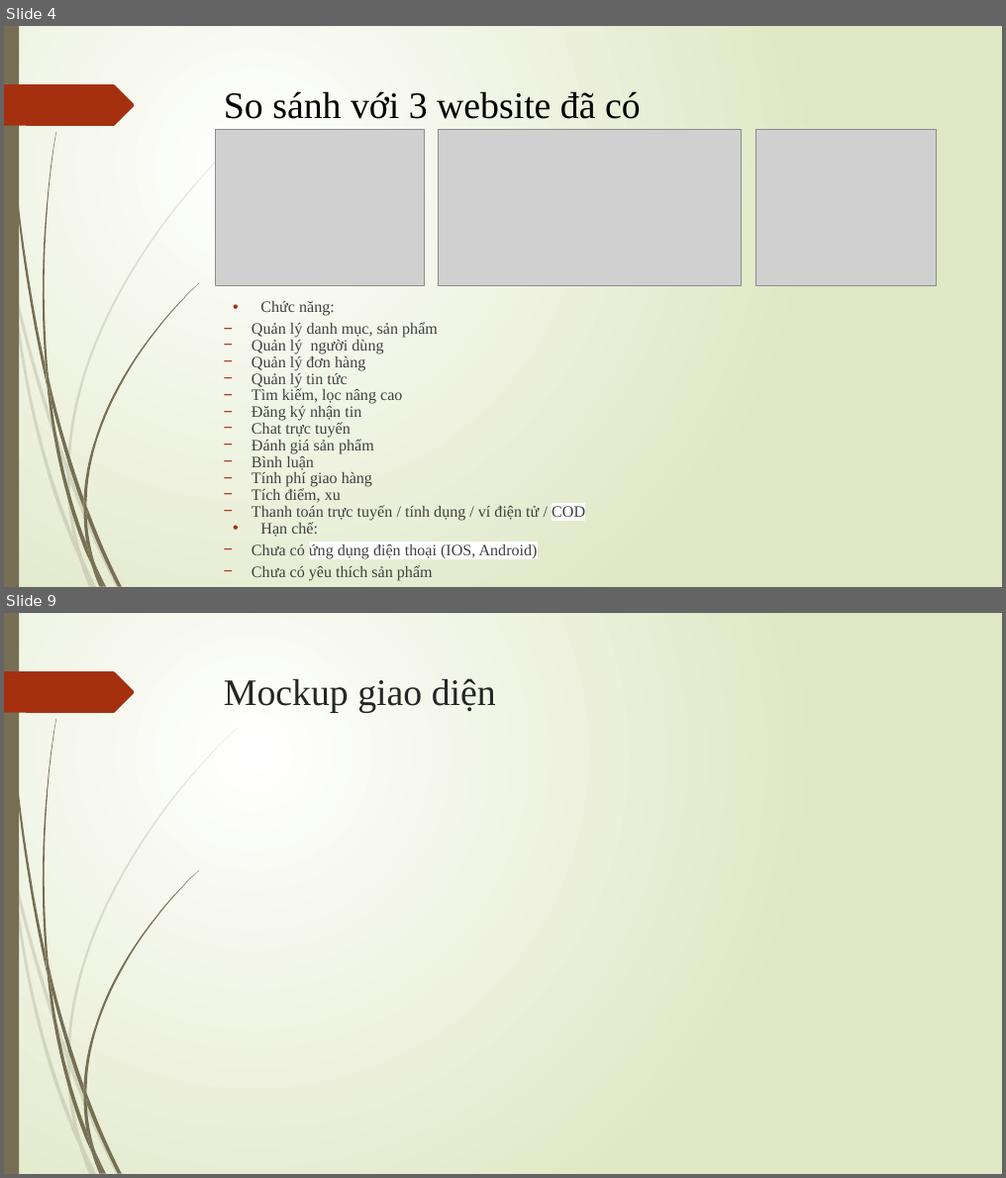
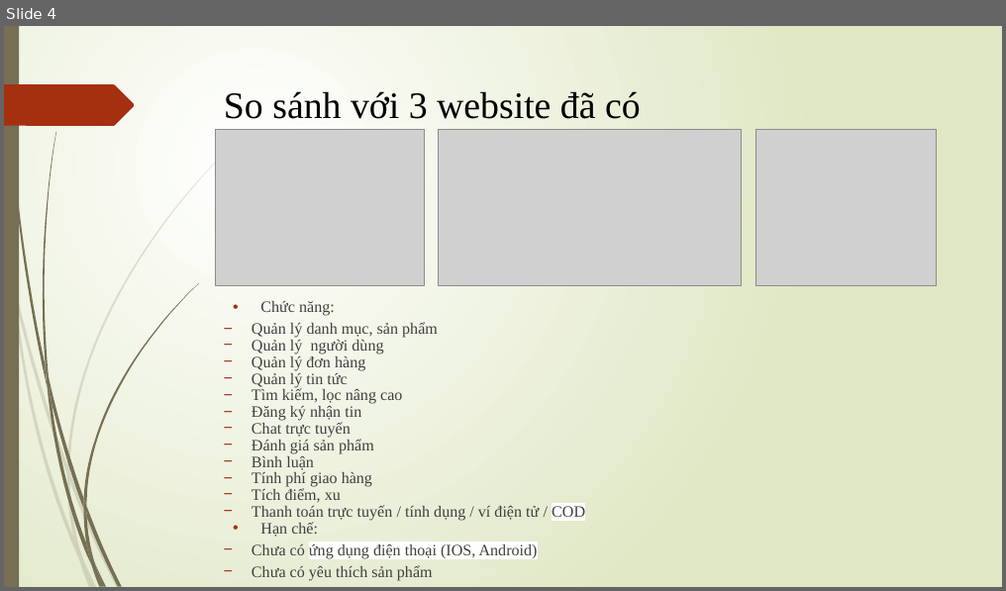
Before and after one commit to truongminhloi/DA3, a slide deck: DA3.pptx. Shown one above the other, each under a label of ours: slides 4 and 9 before the commit, slide 4 after it; the slides between them are not shown. The pictures are 1006x1178 and 1006x591 pixels, drawn with LibreOffice and Linux fonts; fonts in the diff are those of the drawing; grey boxes stand for pictures. Boxes give left, top, right and bottom in pixels: in the first picture for what was removed or moved away, otherwise in the second. Text is boxed around its words. In the diff, an @@ line names an element or a change of style, - is before the commit and + after.

```diff
--- a/DA3.pptx
+++ b/DA3.pptx
@@ slide 9 removed at (4,613,1002,1174), background gradient #FFFFFF to #DFE8C4; not listed: 24 template elements that a slide beside it also shows @@
@@ title removed at (224,678,496,713) @@
-Mockup giao diện
```
Also in this commit, not shown: 3 slides changed, 1 slide added, 2 other slides removed.
